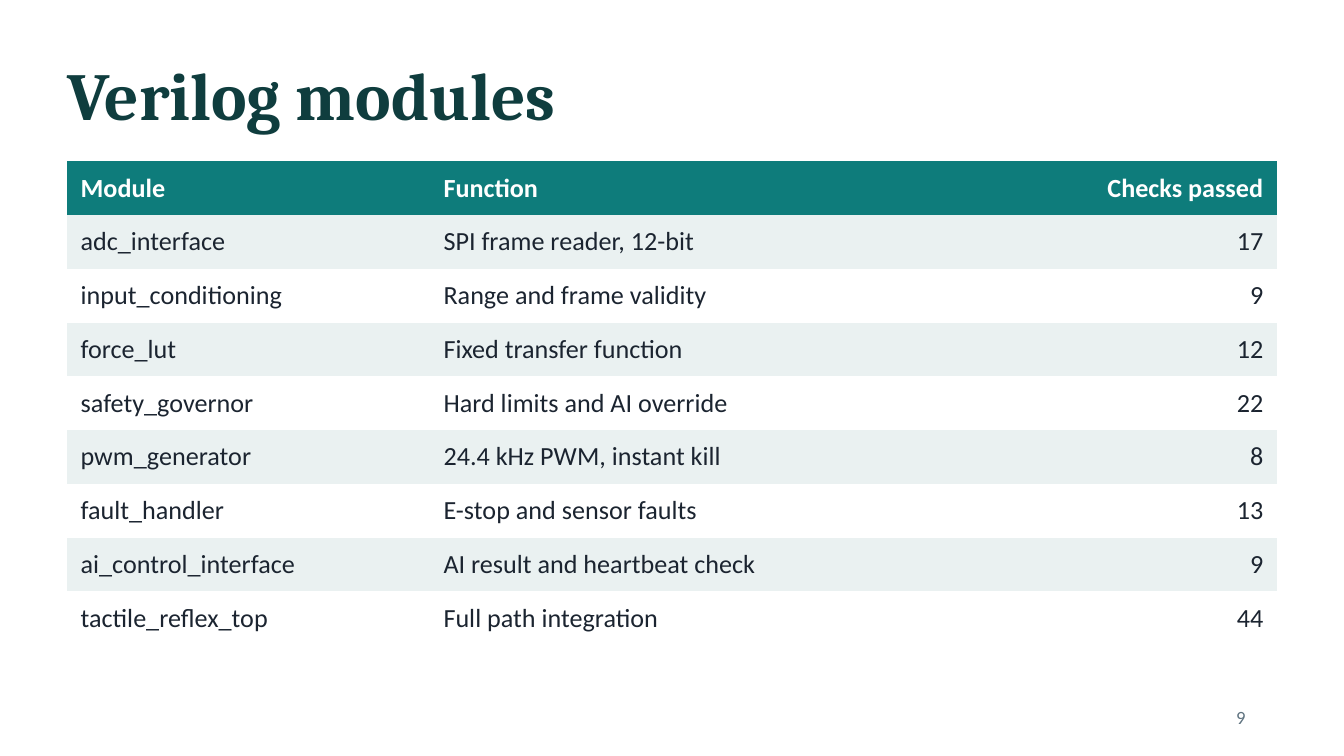
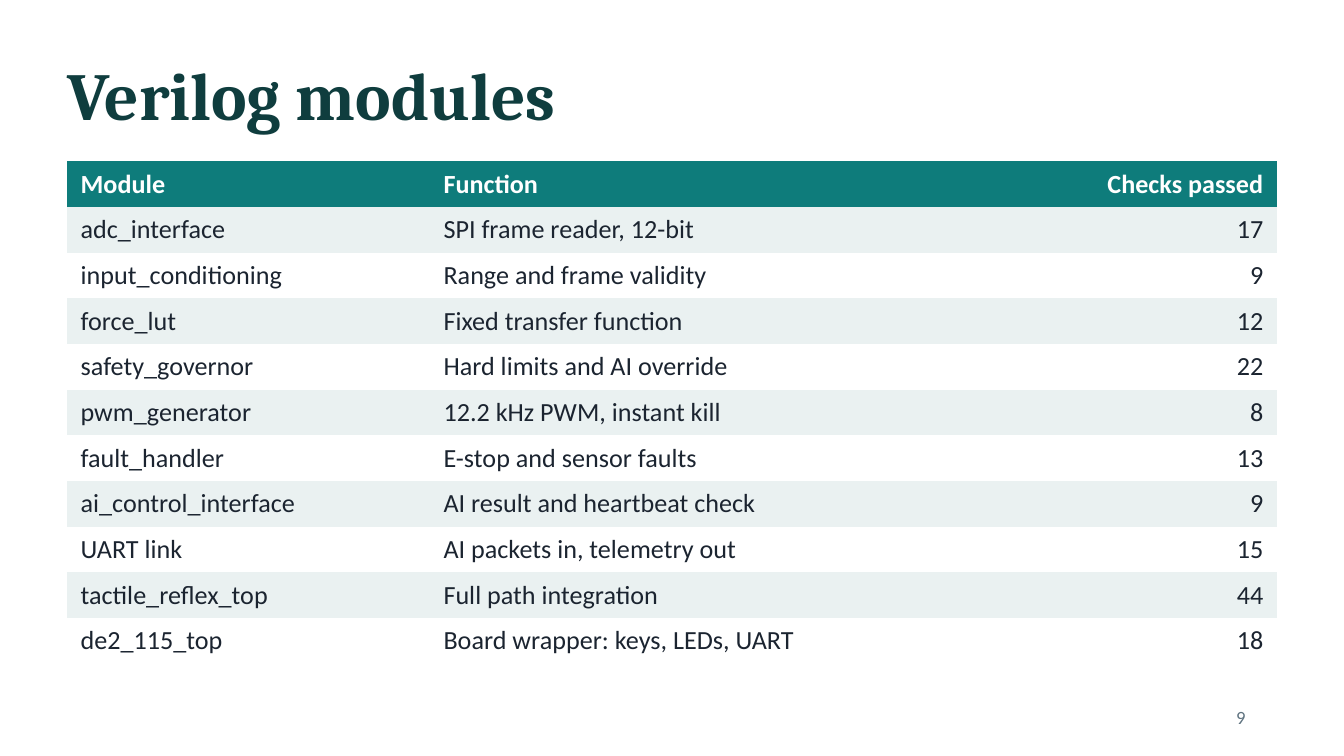
Before and after one commit to sanjiv283/tactile-reflex-system, a slide deck: slide 9 of docs/tactile_reflex_system.pptx. Drawn at 1344x756 pixels with LibreOffice and Linux fonts; fonts in the diff are those of the drawing. Boxes give left, top, right and bottom in pixels: in the first picture for what was removed or moved away, otherwise in the second. Text is boxed around its words. In the diff, an @@ line names an element or a change of style, - is before the commit and + after.

```diff
--- a/docs/tactile_reflex_system.pptx
+++ b/docs/tactile_reflex_system.pptx
@@ table at bbox=[67, 161, 1277, 658] @@
-row 6, column 2: 24.4 kHz PWM, instant kill
+row 6, column 2: 12.2 kHz PWM, instant kill
+row 9: UART link | AI packets in, telemetry out | 15
+row 11: de2_115_top | Board wrapper: keys, LEDs, UART | 18
```
Also in this commit, not shown: 11 other slides changed, 49 other files.
